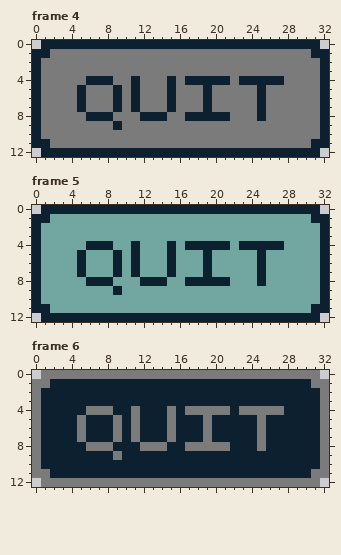
Pixel-art file: assets/images/spritesheets/buttons.aseprite. Above: the version before the commit.
33x13 pixels, 6 frames. Shown: frame 4, frame 5, frame 6. The commit also changed other frames, which this record leaves out.
Once edited:
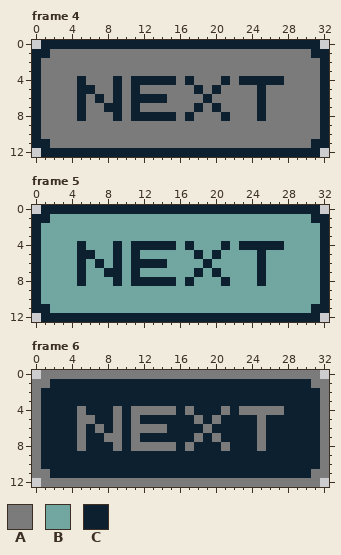
Palette (. is transparent): A #7b7b7b  B #71a6a1  C #0d2030
What changed:
Changed rows in their new state; - is an unchanged pixel.
Frame 4:
first column x 5:
 4 CAAAC--CCC---AAA
 5 -C--------A--CAC
 6 --C----CCCA-----
 7 ---C------A--CAC
 8 CAAAC-C---C--AAA
 9 ----A-----------
Frame 5:
first column x 5:
 4 CBBBC--CCC---BBB
 5 -C--------B--CBC
 6 --C----CCCB-----
 7 ---C------B--CBC
 8 CBBBC-C---C--BBB
 9 ----B-----------
Frame 6:
first column x 5:
 4 ACCCA--AAA---CCC
 5 -A--------C--ACA
 6 --A----AAAC-----
 7 ---A------C--ACA
 8 ACCCA-A---A--CCC
 9 ----C-----------
